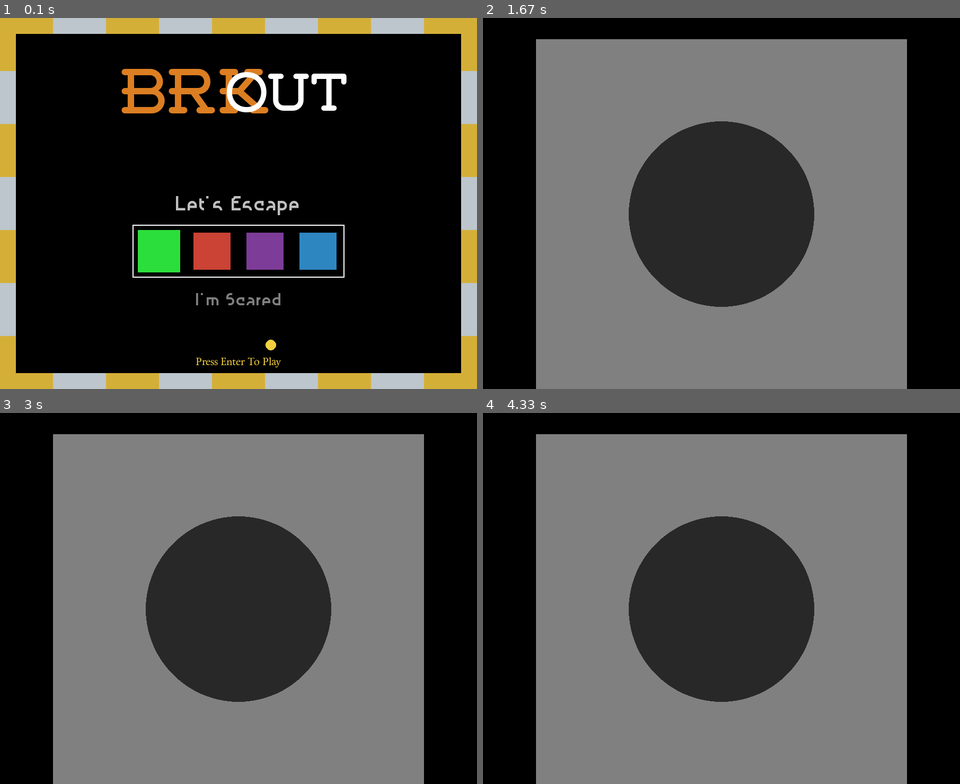
Above: before the commit, frames 1-4 (two rows, left to right).
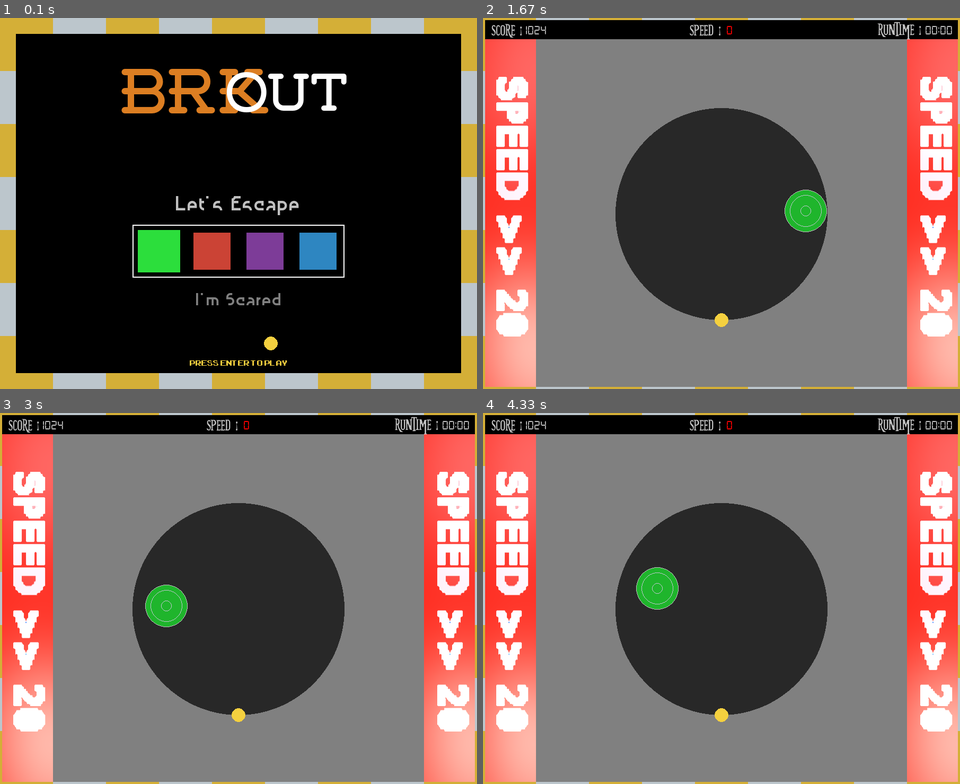
Above: after the commit, the same moments.

Repository: thealphadollar/brkout
Game: pygame game, started from main.py
The game is run twice, just before and just after one commit, with the same random seed, the same clock (stepped at 60 frames per second) and the same inputs. The source is Python 2; it was converted automatically to run under Python 3.
Inputs:
- Up to frame 1 (0.1 s): no input
- Up to frame 2 (1.67 s): tap Enter at 0.33 s; hold Right 0.67-1.13 s; hold Up 1.17-1.47 s
- Up to frame 3 (3 s): hold Space 2-2.53 s; hold Left 2-2.53 s; hold Left from 2.57 s (still down)
- Up to frame 4 (4.33 s): release Left at 3.1 s; hold Down 3.13-3.43 s; hold Left 3.47-3.87 s; hold Up 3.9-4.27 s; hold Right from 4.3 s (still down)

The runs differ from the first frame. In frame 1, 0.3% of the frame differs, in the area x 39-61%, y 85-95%; in frame 2, 28%; in frame 3, 28%; in frame 4, 28%, in the area x 0-100%, y 0-100%.

Commit message:
update credits, correct bar position, add fonts, 75% main screen done

Diff:
--- a/constants.py
+++ b/constants.py
@@ -20,41 +20,49 @@
 scr_height = 700
 wall_brick_width = 100
 wall_brick_height = 30
-strike_bound_radius = 175
+strike_bound_radius = 200
 main_game_middle_x = 450
 main_game_middle_y = 370
+post_brick_width = 100
+post_brick_height = 4
 
 # striker constants
-striker_radius = 50
-striker_mass = 100
-striker_friction = 0.5
-MAX_STRIKER_SPEED = 7
+striker_radius = 40
+striker_mass = 500
+striker_friction = .1
+MAX_STRIKER_SPEED = 15
 striker_velocity = 0
 
 # ball constants
-ball_radius = 10
+ball_radius = 13
 menu_ball_speed = 15
-main_ball_speed = 20
-MAX_BALL_SPEED = 22
-ball_mass = 10
-friction = .05
+main_ball_speed = 0
+MAX_BALL_SPEED = 20
+ball_mass = 5
+friction = .01
 
 # text formats
 game_title_text_large = pygame.font.Font(os.path.join(assets_directory, 'Weston Free.otf'), 120)
 game_title_text_small = pygame.font.Font(os.path.join(assets_directory, 'Weston Free.otf'), 100)
 menu_item_text_selected = pygame.font.Font(os.path.join(assets_directory, 'nougatine.ttf'), 35)
 menu_item_text = pygame.font.Font(os.path.join(assets_directory, 'nougatine.ttf'), 30)
-message_text = pygame.font.Font(os.path.join(assets_directory,'Calendas_Plus.otf'), 20)
-credits_text = pygame.font.Font(pygame.font.match_font("chiller"),60)
-credits_name = pygame.font.Font(pygame.font.match_font("Comic Sans MS"),35)
+message_text = pygame.font.Font(os.path.join(assets_directory, 'ARCADECLASSIC.TTF'), 20)
+credits_text = pygame.font.Font(os.path.join(assets_directory, 'SF Atarian System Extended Bold Italic.ttf'), 45)
+credits_name = pygame.font.Font(os.path.join(assets_directory, 'Halo3.ttf'), 55)
+main_screen_text = pygame.font.Font(os.path.join(assets_directory, 'FutureTimeSplittersupdate.otf'), 36)
+main_screen_number = pygame.font.Font(os.path.join(assets_directory, 'digital-7.ttf'), 25)
+
 # music files
 
 # images
+speed_red = pygame.image.load(os.path.join(assets_directory, 'speed_red.png'))
+speed_blue = pygame.image.load(os.path.join(assets_directory, 'speed_blue.png'))
 
 # colors
 black = (0, 0, 0)
 white = (255, 255, 255)
 grey = (128, 128, 128)
+name_grey = (150, 150, 150)
 light_black = (40, 40, 40)
 wall_silver = (188, 198, 204)
 silver = (192, 192, 192)
--- a/credits_screen.py
+++ b/credits_screen.py
@@ -1,90 +1,95 @@
-#Credits scroll upwards
-#Space bar pauses the credits
-#Enter or Escape fastforwards
+# Credits scroll upwards
+# Space bar pauses the credits
+# Enter or Escape fastforwards
 
 from global_funcs import *
 from constants import *
 import os
-import time
 import pygame as pg
 
+
 class Credits(pg.sprite.Sprite):
-	def __init__(self,screen):
-		pg.sprite.Sprite.__init__(self)
-		self.x = scr_width/2
-		self.y = scr_height + 120
-		self.y1 = self.y + 170
-		self.y2 = self.y1 + 100
-		self.y3 = self.y2 + 100
-		self.y4 = self.y3 + 100
-		self.y5 = self.y4 + 100
-		self.y6 = self.y5 + 100
-		self.y7 = self.y6 + 100
-		self.y8 = self.y7 + 100
-		self.y9 = self.y8 + 100
-		self.y10 = self.y9 + 100
-		self.speed = -1
-		self.dis = screen
-		self.gamelogo = pygame.image.load(os.path.join(assets_directory, 'logo.png')).convert()
-		self.rect = self.gamelogo.get_rect()
-		self.rect.center = (self.x,self.y)
-		self.color1 = pure_red
-		self.color2 = pure_green
+    def __init__(self,screen):
+        pg.sprite.Sprite.__init__(self)
+        self.x = scr_width/2
+        self.y = scr_height + 120
+        self.y1 = self.y + 170
+        self.y2 = self.y1 + 100
+        self.y3 = self.y2 + 100
+        self.y4 = self.y3 + 100
+        self.y5 = self.y4 + 100
+        self.y6 = self.y5 + 100
+        self.y7 = self.y6 + 100
+        self.y8 = self.y7 + 100
+        self.y9 = self.y8 + 100
+        self.y10 = self.y9 + 100
+        self.speed = -1
+        self.dis = screen
+        self.gamelogo = pygame.image.load(os.path.join(assets_directory, 'logo.png')).convert()
+        self.rect = self.gamelogo.get_rect()
+        self.rect.center = (self.x,self.y)
+        self.color1 = name_grey
+        self.color2 = wall_silver
 
-	def update(self):
-		keystate = pg.key.get_pressed()
-		self.speed = -1
-		if keystate[pg.K_RETURN] or keystate[pg.K_ESCAPE]:
-			self.speed = -3
-		if keystate[pg.K_SPACE]:
-			self.speed = 0
-		self.y += self.speed
-		self.rect.center = (self.x,self.y)
-		self.y1 = self.y + 170
-		self.y2 = self.y1 + 130
-		self.y3 = self.y2 + 60
-		self.y4 = self.y3 + 100
-		self.y5 = self.y4 + 60
-		self.y6 = self.y5 + 100
-		self.y7 = self.y6 + 60
-		self.y8 = self.y7 + 60
-		self.y9 = self.y8 + 100
-		self.y10 = self.y9 + 60
-		if self.y8 < 110:
-			os._exit(0)
+    def update(self):
+        keystate = pg.key.get_pressed()
+        self.speed = -1
+        if keystate[pg.K_RETURN] or keystate[pg.K_ESCAPE]:
+            self.speed = -3
+        if keystate[pg.K_SPACE]:
+            self.speed = 0
+        self.y += self.speed
+        self.rect.center = (self.x,self.y)
+        self.y1 = self.y + 170
+        self.y2 = self.y1 + 130
+        self.y3 = self.y2 + 60
+        self.y4 = self.y3 + 100
+        self.y5 = self.y4 + 60
+        self.y6 = self.y5 + 100
+        self.y7 = self.y6 + 60
+        self.y8 = self.y7 + 60
+        self.y9 = self.y8 + 100
+        self.y10 = self.y9 + 60
+        if self.y8 < 110:
+            os._exit(0)
+
+    def draw(self):
+        self.dis.blit(self.gamelogo,self.rect)
+        disp_text(self.dis, "Brk", (self.x -85, self.y1), game_title_text_large, orange)
+        disp_text(self.dis, "OUT", (self.x + 85,self.y1), game_title_text_small, white)
+        disp_text(self.dis, "Leading and Mapping", (self.x ,self.y2), credits_name, self.color1)
+        disp_text(self.dis, "Kousshik Raj", (self.x ,self.y3), credits_text, self.color2)
+        disp_text(self.dis, "Planning and Forging Keys", (self.x ,self.y4), credits_name, self.color1)
+        disp_text(self.dis, "Shivam Kumar Jha", (self.x ,self.y5), credits_text, self.color2)
+        disp_text(self.dis, "Elements of Disguise", (self.x ,self.y6), credits_name, self.color1)
+        disp_text(self.dis, "Shamin Agarwal", (self.x ,self.y7), credits_text, self.color2)
+        disp_text(self.dis, "Jyoti Agarwal", (self.x ,self.y8), credits_text, self.color2)
+        disp_text(self.dis, "Special thanks to", (self.x ,self.y9), credits_name, self.color1)
+        disp_text(self.dis, "CODECLUB", (self.x ,self.y10), credits_text, self.color2)
 
 
-	def draw(self):
-		self.dis.blit(self.gamelogo,self.rect)
-		disp_text(self.dis, "Brk", (self.x -85, self.y1), game_title_text_large, orange)
-		disp_text(self.dis, "OUT", (self.x + 85,self.y1), game_title_text_small, white)
-		disp_text(self.dis, "Leading and Mapping", (self.x ,self.y2), credits_name, self.color1)
-		disp_text(self.dis, "Kousshik Raj", (self.x ,self.y3), credits_text, self.color2)
-		disp_text(self.dis, "Planning and Forging Keys", (self.x ,self.y4), credits_name, self.color1)
-		disp_text(self.dis, "Shivam Kumar Jha", (self.x ,self.y5), credits_text, self.color2)
-		disp_text(self.dis, "Elements of Disguise", (self.x ,self.y6), credits_name, self.color1)
-		disp_text(self.dis, "Shamin Agarwal", (self.x ,self.y7), credits_text, self.color2)
-		disp_text(self.dis, "Jyoti Agarwal", (self.x ,self.y8), credits_text, self.color2)
-		disp_text(self.dis, "Special thanks to", (self.x ,self.y9), credits_name, self.color1)
-		disp_text(self.dis, "CODECLUB", (self.x ,self.y10), credits_text, self.color2)
+def credits_screen(screen, clock):
+    cr = Credits(screen)
+    while True:
+        # Frames per second
+        clock.tick(FPS)
+        # If you want to close
+        for event in pg.event.get():
+            if event.type == pg.QUIT:
+                os._exit(0)
 
-
-def credits_screen(screen,clock):
-	cr = Credits(screen)
-	while True:
-		#Frames per second
-		clock.tick(FPS)
-		#If you want to close
-		for event in pg.event.get():
-			if event.type == pg.QUIT:
-				os._exit(0)
-
-		cr.update()
-		screen.fill(black)
-		x=0
-		while x < scr_width:
-			pg.draw.line(screen,white,(x,0),(x,scr_height),3)
-			#pg.draw.line(screen,silver,(scr_width - 220 + x,0),(scr_width - 220 + x,scr_height),5)
-			x += 85
-		cr.draw()
-		pg.display.flip()
+        cr.update()
+        screen.fill(black)
+        x = float(1)
+        while x <= scr_width:
+            pg.draw.aaline(screen, wall_silver, (x, 0), (x, scr_height), 2)
+            pg.draw.aaline(screen, wall_silver, (x+1, 0), (x, scr_height), 2)
+            pg.draw.aaline(screen, wall_silver, (x+2, 0), (x, scr_height), 2)
+            pg.draw.aaline(screen, wall_silver, (x+3, 0), (x, scr_height), 2)
+            pg.draw.aaline(screen, wall_silver, (x, scr_height), (x, 0), 2)
+            pg.draw.aaline(screen, wall_silver, (x+1, scr_height), (x, 0), 2)
+            pg.draw.aaline(screen, wall_silver, (x+2, scr_height), (x, 0), 2)
+            pg.draw.aaline(screen, wall_silver, (x+3, scr_height), (x, 0), 2)
+            x += (float(scr_width-6)) / 9
+        cr.draw()
+        pg.display.update()
--- a/global_funcs.py
+++ b/global_funcs.py
@@ -1,4 +1,5 @@
 # this file contains functions for global use
+from constants import *
 
 # function to render font
 
@@ -14,3 +15,57 @@
     text_surf, text_rect = text_obj(text, font_and_size, color)
     text_rect.center = center
     screen.blit(text_surf, text_rect)
+
+# function to draw walls around screen
+
+
+def draw_walls(screen, brick_width, brick_height):
+
+    # drawing rectangles
+    initial_position_x = 0
+    initial_position_y = 0
+
+    # ceiling
+    while initial_position_x <= (scr_width - wall_brick_width):
+        pygame.draw.rect(screen, wall_orange, (initial_position_x, initial_position_y, brick_width, brick_height))
+        initial_position_x += brick_width
+        if not initial_position_x < scr_width:
+            break
+        pygame.draw.rect(screen, wall_silver, (initial_position_x, initial_position_y, brick_width, brick_height))
+        initial_position_x += brick_width
+
+    initial_position_x -= brick_height
+
+    # right wall
+    while initial_position_y <= (scr_height - brick_width):
+        pygame.draw.rect(screen, wall_orange, (initial_position_x, initial_position_y, brick_height, brick_width))
+        initial_position_y += brick_width
+        if not initial_position_y < scr_height:
+            break
+        pygame.draw.rect(screen, wall_silver, (initial_position_x, initial_position_y, brick_height, brick_width))
+        initial_position_y += brick_width
+
+    initial_position_y -= brick_height
+    initial_position_x += brick_height
+
+    # floor
+    while initial_position_x >= brick_width:
+        initial_position_x -= brick_width
+        pygame.draw.rect(screen, wall_orange, (initial_position_x, initial_position_y, brick_width, brick_height))
+        if not initial_position_x > 0:
+            break
+        initial_position_x -= brick_width
+        pygame.draw.rect(screen, wall_silver, (initial_position_x, initial_position_y, brick_width, brick_height))
+
+    initial_position_y += brick_height
+
+    # left wall
+    while initial_position_y >= brick_width:
+        initial_position_y -= brick_width
+        pygame.draw.rect(screen, wall_orange, (initial_position_x, initial_position_y, brick_height, brick_width))
+        if not initial_position_y > 0:
+            break
+        initial_position_y -= brick_width
+        pygame.draw.rect(screen, wall_silver, (initial_position_x, initial_position_y, brick_height, brick_width))
+
+    return
--- a/global_objects.py
+++ b/global_objects.py
@@ -154,12 +154,13 @@
 
         # if not colliding return
         if distance > striker.radius + self.radius:
-            return
+            return False
 
         # using elastic collision
-        approach_angle = math.atan(dx/dy)
-        ball_velocity_along_line = math.cos(approach_angle - self.angle) * self.speed
-        ball_velocity_perp_line = math.sin(approach_angle - self.angle) * self.speed
+        approach_angle = math.atan2(dx, dy)
+        ball_angle = math.atan2(math.sin(self.angle), math.cos(self.angle))
+        ball_velocity_along_line = math.cos(approach_angle - ball_angle) * self.speed
+        ball_velocity_perp_line = math.sin(approach_angle - ball_angle) * self.speed
         striker_velocity_along_line = (striker.x_velocity * math.sin(approach_angle)) + (striker.y_velocity * math.cos(approach_angle))
         striker_velocity_x_perp_line = striker.x_velocity * math.cos(approach_angle)
         striker_velocity_y_perp_line = striker.y_velocity * math.sin(approach_angle)
@@ -178,7 +179,7 @@
         self.speed = math.hypot(ball_velocity_along_line, ball_velocity_perp_line)
         ball_x_velocity = ball_velocity_along_line * math.sin(approach_angle) - ball_velocity_perp_line * math.cos(approach_angle)
         ball_y_velocity = ball_velocity_along_line * math.cos(approach_angle) + ball_velocity_perp_line * math.sin(approach_angle)
-        self.angle = math.atan(ball_x_velocity / ball_y_velocity)
+        self.angle = math.atan2(ball_x_velocity, ball_y_velocity)
 
         if self.speed > MAX_BALL_SPEED:
             self.speed = MAX_BALL_SPEED
@@ -186,6 +187,12 @@
             striker.x_velocity = MAX_STRIKER_SPEED * (striker.x_velocity / abs(striker.x_velocity))
         if abs(striker.y_velocity) > MAX_STRIKER_SPEED:
             striker.y_velocity = MAX_STRIKER_SPEED * (striker.y_velocity / abs(striker.y_velocity))
+
+        angle = math.atan2(dx, dy)
+        self.x = striker.x + ((striker.radius + self.radius) * math.sin(angle))
+        self.y = striker.y + ((striker.radius + self.radius) * math.cos(angle))
+
+        return True
 
 
     def draw(self, screen):
@@ -222,6 +229,11 @@
             if self.y_velocity > 0:
                 self.y_velocity = 0
 
+        if abs(self.y_velocity) > MAX_STRIKER_SPEED:
+            self.y_velocity = MAX_STRIKER_SPEED * (self.y_velocity / abs(self.y_velocity))
+        if abs(self.x_velocity) > MAX_STRIKER_SPEED:
+            self.x_velocity = MAX_STRIKER_SPEED * (self.x_velocity/ abs(self.x_velocity))
+
     def check_bound(self):
         dx = self.x - main_game_middle_x
         dy = self.y - main_game_middle_y
@@ -232,12 +244,13 @@
         self.x_velocity = -self.x_velocity
         self.y_velocity = -self.y_velocity
 
-        angle = math.atan(dx/dy)
-        self.x = (strike_bound_radius - self.radius) * math.sin(angle)
-        self.y = (strike_bound_radius - self.radius) * math.cos(angle)
+        angle = math.atan2(dx, dy)
+        self.x = main_game_middle_x + ((strike_bound_radius - self.radius) * math.sin(angle))
+        self.y = main_game_middle_y + ((strike_bound_radius - self.radius) * math.cos(angle))
+
 
     def draw(self, screen, color):
-        pygame.draw.circle(screen, color, (self.x, self.y), self.radius)
-        pygame.draw.circle(screen, black, (self.x, self.y), self.radius, 1)
-        pygame.draw.circle(screen, black, (self.x, self.y), self.radius - 10, 1)
-        pygame.draw.circle(screen, black, (self.x, self.y), self.radius - 30, 1)
+        pygame.draw.circle(screen, color, (int(self.x), int(self.y)), self.radius)
+        pygame.draw.circle(screen, silver, (int(self.x), int(self.y)), self.radius, 1)
+        pygame.draw.circle(screen, wall_silver, (int(self.x), int(self.y)), self.radius - 10, 1)
+        pygame.draw.circle(screen, wall_silver, (int(self.x), int(self.y)), self.radius - 30, 1)
--- a/main.py
+++ b/main.py
@@ -1,16 +1,23 @@
 from start_screen import menu_screen
+from credits_screen import credits_screen
 from global_funcs import *
 from global_objects import *
 from constants import *
 import os
-import time
 
 # function to initialise pygame
 
 
 def init():
 
-    global screen, clock
+    global screen, clock, flip_image, score, seconds_first, seconds_second, minutes_first, minutes_second, count_to_seconds, ball, striker
+    ball = Ball(main_game_middle_x, main_game_middle_y + strike_bound_radius)
+    striker = Striker(main_game_middle_x, main_game_middle_y)
+    seconds_first, seconds_second = 0, 0
+    minutes_first, minutes_second = 0, 0
+    count_to_seconds = 0
+    score = 0
+    flip_image = 0
 
     # initialising sound system
     pygame.mixer.pre_init(44100, -16, 2, 2048)
@@ -27,61 +34,165 @@
     clock = pygame.time.Clock()
 
 
+# function to show time
+
+
+def show_time(start_timer):
+    global count_to_seconds, seconds_second, seconds_first, minutes_first, minutes_second
+
+    if start_timer:
+        count_to_seconds += 1
+
+    if count_to_seconds == 60:
+        seconds_first += 1
+        count_to_seconds = 0
+    if seconds_first == 10:
+        seconds_second += 1
+        seconds_first = 0
+    if seconds_second == 6:
+        minutes_first += 1
+        seconds_second = 0
+    if minutes_first == 10:
+        minutes_second += 1
+        minutes_first = 0
+
+    # displaying time label
+    disp_text(screen, "runtime : ", (scr_width - 110, 21), main_screen_text, silver)
+    disp_text(screen, str(minutes_second)+str(minutes_first)+":"+str(seconds_second)+str(seconds_first),
+              (scr_width - 40, 21), main_screen_number, silver)
+
+
+# function to show score()
+
+
+def show_score():
+    global score
+
+    # score logic to be implemented
+
+    # method same as show_time to be adopted for displaying
+
+    # displaying score label
+    disp_text(screen, "score : ", (50, 21), main_screen_text, silver)
+    disp_text(screen, "1024", (100, 21), main_screen_number, silver)
+
+
+# function to show ball speed
+def show_speed(ball):
+
+    disp_text(screen, "speed :", (scr_width/2 - 30, 21), main_screen_text, silver)
+    if (ball.speed * 5) > 60:
+        disp_text(screen, str(int(ball.speed * 5)), (scr_width/2 + 15, 21), main_screen_number, pure_green)
+    elif (ball.speed * 5) > 20:
+        disp_text(screen, str(int(ball.speed * 5)), (scr_width / 2 + 15, 21), main_screen_number, yellow)
+    else:
+        disp_text(screen, str(int(ball.speed * 5)), (scr_width / 2 + 15, 21), main_screen_number, pure_red)
+
+
 # rendering static elements
 
 
 def render_field():
+
+    global flip_image
 
     screen.fill(black)
 
     # drawing prison-field
     pygame.draw.rect(screen, grey, (100, 40, 700, 660))
 
+    flip_image = (flip_image + 1) % 20
+    # rendering speed images
+    if flip_image < 10:
+        screen.blit(speed_red, (0, 40))
+    else:
+        screen.blit(speed_blue, (0, 40))
+
+    if flip_image < 10:
+        screen.blit(speed_red, (800, 40))
+    else:
+        screen.blit(speed_blue, (800, 40))
+
+    # drawing the prison styled thin bars
+    draw_walls(screen, post_brick_width, post_brick_height)
+
     # drawing striker boundary
     pygame.draw.circle(screen, light_black, (main_game_middle_x, main_game_middle_y), strike_bound_radius)
 
-
-
-
-
-
-
 # main game loop
 
 
 def gameloop(striker_color):
-    global screen, clock
-    ball = Ball(main_game_middle_x, main_game_middle_y + strike_bound_radius)
-    striker = Striker(main_game_middle_x, main_game_middle_y)
-    first_strike = False
+    global screen, clock, ball, striker
+    start_time = False
 
     while True:
+
+        # time passed
+        delta_time = clock.get_time() / 10
 
         render_field()
 
         # getting in events
         for event in pygame.event.get():
 
-            #updating striker with inputs
             if event.type == pygame.KEYDOWN:
-                if event.key == pygame.K_UP:
-                    striker.y_velocity += 3
-                if event.key ==  pygame.K_DOWN:
-                    striker.y_velocity -= 3
-                if event.key == pygame.K_RIGHT:
-                    striker.x_velocity += 3
-                if event.key == pygame.K_LEFT:
-                    striker.x_velocity -= 3
-
                 # pausing the game
                 if event.key == pygame.K_SPACE or event.key == pygame.K_ESCAPE:
                     #pause_game() function to add pause game
                     pass
 
+            # stopping striker once key is lifted
+            if event.type == pygame.KEYUP:
+                if event.key == pygame.K_DOWN:
+                    striker.y_velocity = 0
+                if event.key == pygame.K_UP:
+                    striker.y_velocity = 0
+                if event.key == pygame.K_RIGHT:
+                    striker.x_velocity = 0
+                if event.key == pygame.K_LEFT:
+                    striker.x_velocity = 0
+
             # quitting the game
             if event.type == pygame.QUIT:
                 os._exit(0)
 
+        # updating striker
+        pressed = pygame.key.get_pressed()
+        if pressed[pygame.K_RIGHT]:
+            striker.x_velocity += .5
+        if pressed[pygame.K_LEFT]:
+            striker.x_velocity -= .5
+        if pressed[pygame.K_UP]:
+            striker.y_velocity -= .5
+        if pressed[pygame.K_DOWN]:
+            striker.y_velocity += .5
+
+
+        # updating elements
+        striker.update(delta_time)
+        ball.main_screen_move(delta_time)
+        striker.check_bound()
+
+        # check first strike to start timer
+        if not start_time:
+            start_time = ball.collision_striker(striker)
+        else:
+            ball.collision_striker(striker)
+
+        ball.check_escape()
+
+        # rendering various elements
+        striker.draw(screen, striker_color)
+        ball.draw(screen)
+
+        # show time function
+        show_time(start_time)
+        # show score
+        show_score()
+        # show speed
+        show_speed(ball)
+
         pygame.display.update()
         clock.tick(FPS)
 
@@ -95,4 +206,4 @@
         if choice == 0:
             gameloop(striker_colors[color_choice])
         elif choice == 1:
-			credits_screen(screen,clock)
+            credits_screen(screen, clock)
--- a/start_screen.py
+++ b/start_screen.py
@@ -5,61 +5,6 @@
 
 # initiating the ball
 menu_ball = Ball(scr_width/2, scr_height-wall_brick_height-ball_radius)
-
-
-# function to draw walls around screen
-
-
-def draw_walls(screen):
-
-    # drawing rectangles
-    initial_position_x = 0
-    initial_position_y = 0
-
-    # ceiling
-    while initial_position_x <= (scr_width - wall_brick_width):
-        pygame.draw.rect(screen, wall_orange, (initial_position_x, initial_position_y, wall_brick_width, wall_brick_height))
-        initial_position_x += wall_brick_width
-        if not initial_position_x < scr_width:
-            break
-        pygame.draw.rect(screen, wall_silver, (initial_position_x, initial_position_y, wall_brick_width, wall_brick_height))
-        initial_position_x += wall_brick_width
-
-    initial_position_x -= wall_brick_height
-
-    # right wall
-    while initial_position_y <= (scr_height - wall_brick_width):
-        pygame.draw.rect(screen, wall_orange, (initial_position_x, initial_position_y, wall_brick_height, wall_brick_width))
-        initial_position_y += wall_brick_width
-        if not initial_position_y < scr_height:
-            break
-        pygame.draw.rect(screen, wall_silver, (initial_position_x, initial_position_y, wall_brick_height, wall_brick_width))
-        initial_position_y += wall_brick_width
-
-    initial_position_y -= wall_brick_height
-    initial_position_x += wall_brick_height
-
-    # floor
-    while initial_position_x >= wall_brick_width:
-        initial_position_x -= wall_brick_width
-        pygame.draw.rect(screen, wall_orange, (initial_position_x, initial_position_y, wall_brick_width, wall_brick_height))
-        if not initial_position_x > 0:
-            break
-        initial_position_x -= wall_brick_width
-        pygame.draw.rect(screen, wall_silver, (initial_position_x, initial_position_y, wall_brick_width, wall_brick_height))
-
-    initial_position_y += wall_brick_height
-
-    # left wall
-    while initial_position_y >= wall_brick_width:
-        initial_position_y -= wall_brick_width
-        pygame.draw.rect(screen, wall_orange, (initial_position_x, initial_position_y, wall_brick_height, wall_brick_width))
-        if not initial_position_y > 0:
-            break
-        initial_position_y -= wall_brick_width
-        pygame.draw.rect(screen, wall_silver, (initial_position_x, initial_position_y, wall_brick_height, wall_brick_width))
-
-    return
 
 # main function to display and handle menu screen
 
@@ -96,7 +41,7 @@
                 os._exit(0)
 
         screen.fill(black)  # black background, to be changed later
-        draw_walls(screen)
+        draw_walls(screen, wall_brick_width, wall_brick_height)
 
         # display moving ball
         menu_ball.menu_screen_move(delta_time)
Binary file added: assets/ARCADECLASSIC.TTF
Binary file removed: assets/Calendas_Plus.otf
Binary file added: assets/Future TimeSplitters.otf
Binary file added: assets/FutureTimeSplittersupdate.otf
Binary file added: assets/Halo3.ttf
Binary file added: assets/SF Atarian System Extended Bold Italic.ttf
Binary file added: assets/chiller.ttf
Binary file added: assets/comici.ttf
Binary file added: assets/digital-7.ttf
Binary file added: assets/speed_blue.png
Binary file added: assets/speed_red.png
Not shown, changed: .gitignore
